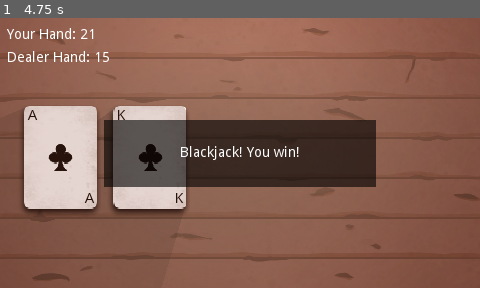
Above: before the commit, frame 1.
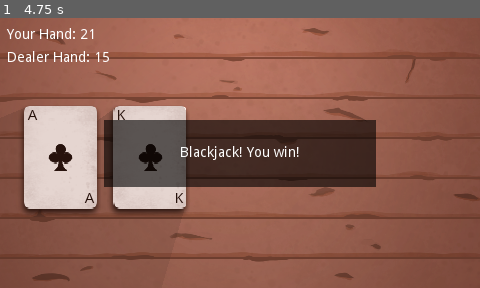
Above: after the commit, the same moment.

Repository: cjordanOU/godot-blackjack
Game: Godot game, scene res://Data/Scenes/Blackjack.tscn
Same seed, same stepped clock (60 frames per second), same inputs: the game is played once before the commit and once after it.
Inputs:
- Up to frame 1 (4.75 s): tap Enter at 0.5, 2, 3.5 s; tap Space at 1.25, 2.75, 4.25 s

The runs differ from the first frame. In frame 1, 0.3% of the frame differs, in the area x 42-58%, y 30-38%.

Commit message:
updated .gitignore

Diff:
--- a/Data/Scenes/Blackjack.tscn
+++ b/Data/Scenes/Blackjack.tscn
@@ -44,7 +44,7 @@
 [sub_resource type="ShaderMaterial" id=4]
 shader = SubResource( 1 )
 shader_param/speed = 0.1
-shader_param/smoke_color = Color( 0.435294, 0.34902, 0.286275, 1 )
+shader_param/smoke_color = Color( 0.537255, 0.498039, 0.47451, 1 )
 shader_param/noise_img = SubResource( 3 )
 
 [sub_resource type="OccluderPolygon2D" id=5]
@@ -61,12 +61,6 @@
 [node name="Table" type="Sprite" parent="Background"]
 position = Vector2( 240, 135 )
 texture = ExtResource( 2 )
-
-[node name="Smoke" type="Sprite" parent="Background"]
-material = SubResource( 4 )
-position = Vector2( 174, 127 )
-scale = Vector2( 8.75122, 5.74023 )
-texture = ExtResource( 3 )
 
 [node name="Light2D" type="Light2D" parent="Background"]
 position = Vector2( 240, 1 )
@@ -75,6 +69,13 @@
 color = Color( 0.529412, 0.509804, 0.509804, 0.196078 )
 energy = 1.65
 shadow_enabled = true
+
+[node name="Smoke" type="Sprite" parent="Background"]
+visible = false
+material = SubResource( 4 )
+position = Vector2( 174, 127 )
+scale = Vector2( 8.75122, 5.74023 )
+texture = ExtResource( 3 )
 
 [node name="Cards" type="Node2D" parent="."]
 position = Vector2( -13, 0 )
Not shown, changed: .gitignore
